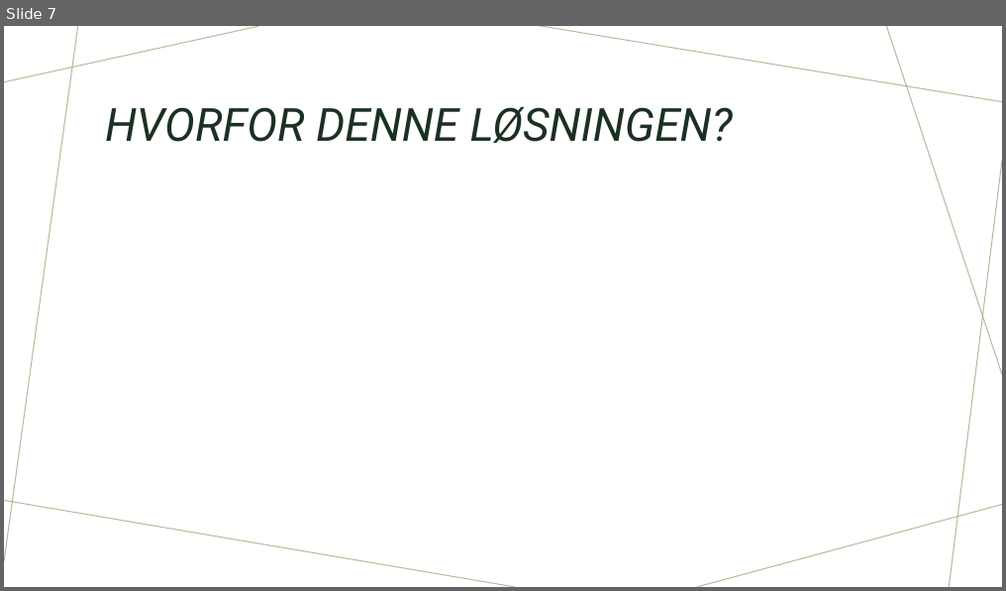
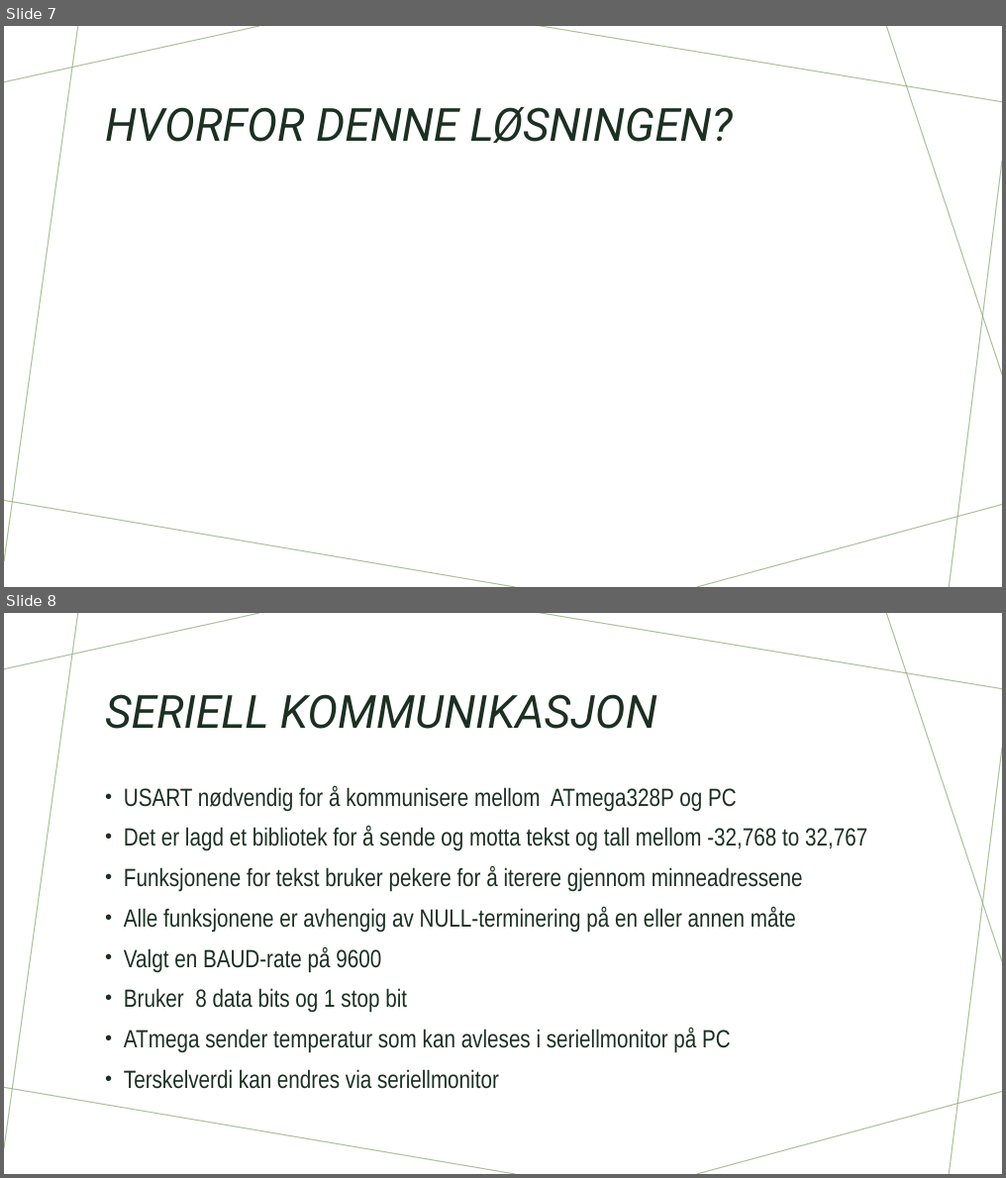
Before and after one commit to IELET2111-project/Hourglass, a slide deck: Presentasjon mikrokontrollere.pptx. Shown one above the other, each under a label of ours: slide 7 before the commit, slides 7 and 8 after it. The pictures are 1006x591 and 1006x1178 pixels, drawn with LibreOffice and Linux fonts; fonts in the diff are those of the drawing. Boxes give left, top, right and bottom in pixels: in the first picture for what was removed or moved away, otherwise in the second. Text is boxed around its words. In the diff, an @@ line names an element or a change of style, - is before the commit and + after.

```diff
--- a/Presentasjon mikrokontrollere.pptx
+++ b/Presentasjon mikrokontrollere.pptx
@@ slide 8 added at [4,613,1002,1174], background #FFFFFF; not listed: 7 template elements that a slide beside it also shows @@
@@ title added at [105,694,657,729], 44 pt, text #1B3022, italic @@
+SERIELL KOMMUNIKASJON
@@ text added at [124,785,867,1089], 24 pt, text #1B3022 @@
+• USART nødvendig for å kommunisere mellom ATmega328P og PC
+• Det er lagd et bibliotek for å sende og motta tekst og tall mellom -32,768 to 32,767
+• Funksjonene for tekst bruker pekere for å iterere gjennom minneadressene
+• Alle funksjonene er avhengig av NULL-terminering på en eller annen måte
+• Valgt en BAUD-rate på 9600
+• Bruker 8 data bits og 1 stop bit
+• ATmega sender temperatur som kan avleses i seriellmonitor på PC
+• Terskelverdi kan endres via seriellmonitor
```
Also in this commit, not shown: 5 slides changed, 1 other slide added, 2 slides removed.
